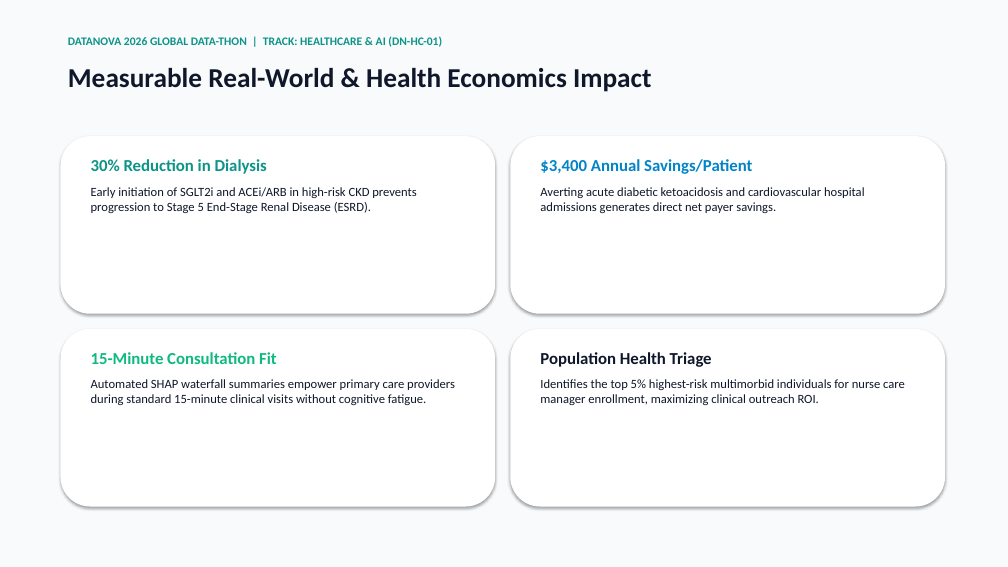
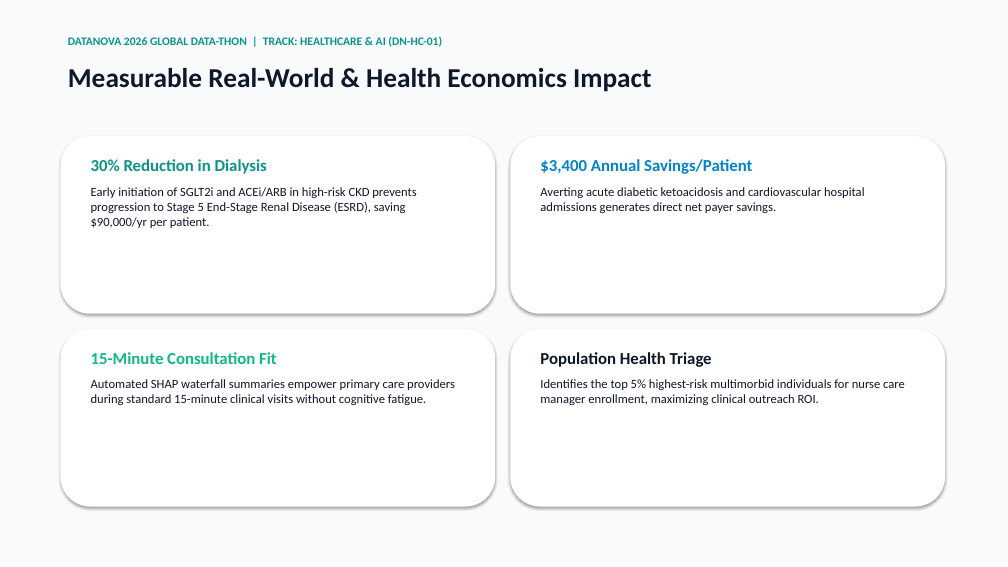
Before and after one commit to armageden/vitarisk-cds, a slide deck: slide 11 of frontend/dist/presentation/VitaRisk_CDS_DataNova2026_Presentation.pptx. Drawn at 1008x567 pixels with LibreOffice and Linux fonts; fonts in the diff are those of the drawing. Boxes give left, top, right and bottom in pixels: in the first picture for what was removed or moved away, otherwise in the second. Text is boxed around its words. In the diff, an @@ line names an element or a change of style, - is before the commit and + after.

```diff
--- a/frontend/dist/presentation/VitaRisk_CDS_DataNova2026_Presentation.pptx
+++ b/frontend/dist/presentation/VitaRisk_CDS_DataNova2026_Presentation.pptx
@@ text at box(91, 187, 416, 228): text changed @@
-Early initiation of SGLT2i and ACEi/ARB in high-risk CKD prevents progression to Stage 5 End-Stage Renal Disease (ESRD).
+Early initiation of SGLT2i and ACEi/ARB in high-risk CKD prevents progression to Stage 5 End-Stage Renal Disease (ESRD), saving $90,000/yr per patient.
```
Also in this commit, not shown: 4 other slides changed, 6 slides added, 6 slides removed, 17 other files.
